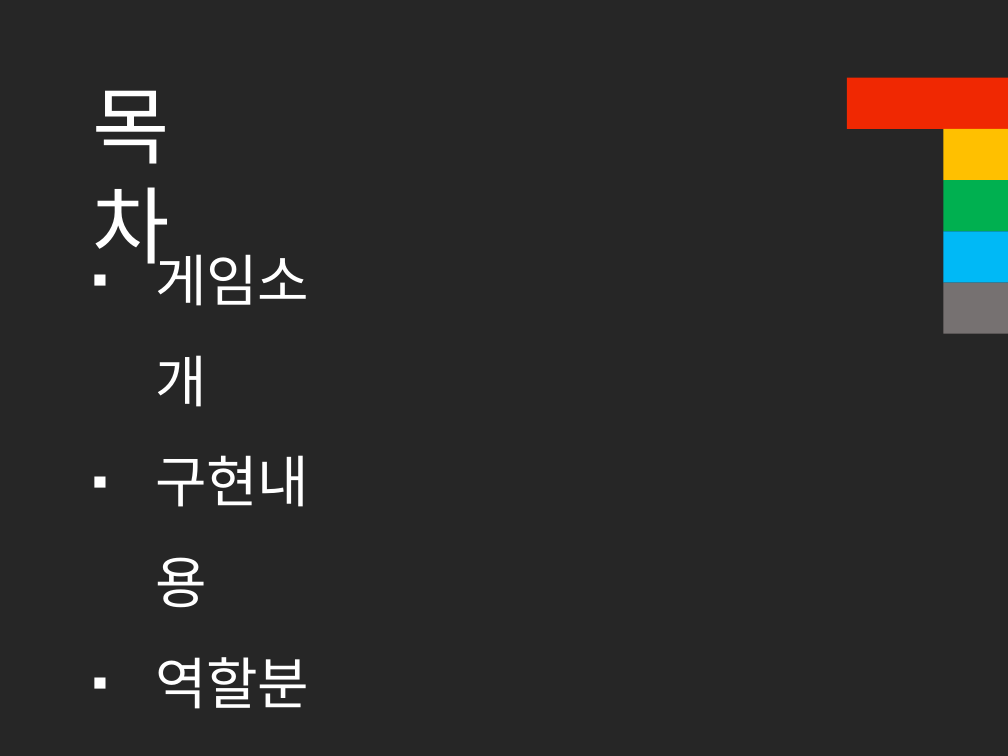
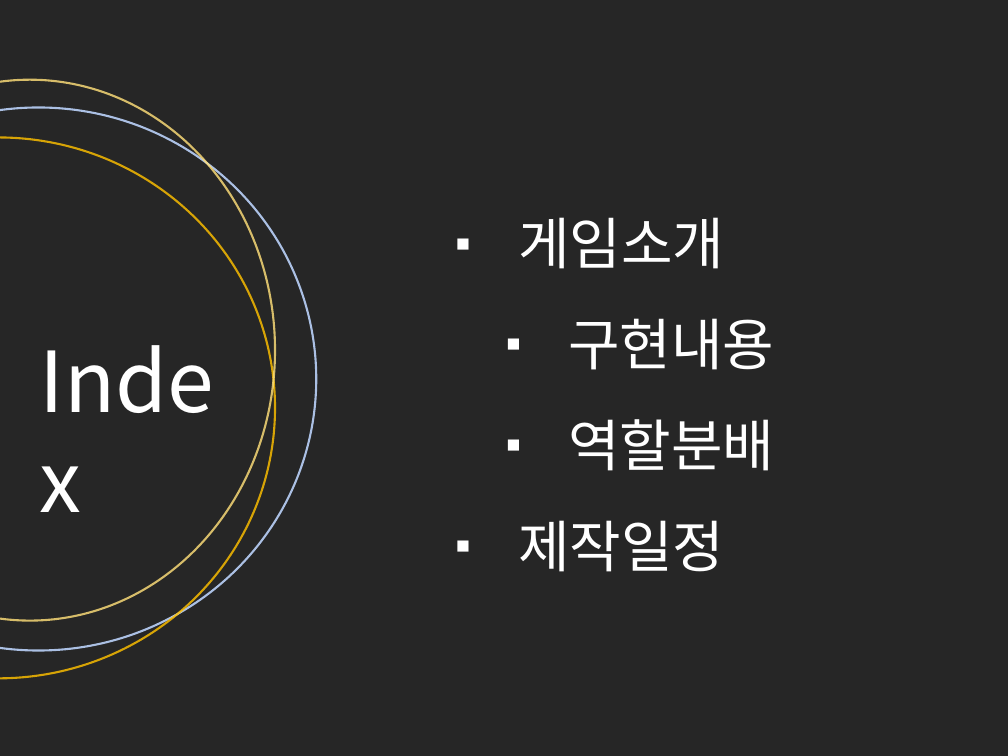
Before and after one commit to cmTEJAVA/Satellite, a slide deck: slide 2 of 발표자료/API 텀프로젝트 발표자료.pptx. Drawn at 1008x756 pixels with LibreOffice and Linux fonts; fonts in the diff are those of the drawing. Boxes give left, top, right and bottom in pixels: in the first picture for what was removed or moved away, otherwise in the second. Text is boxed around its words. In the diff, an @@ line names an element or a change of style, - is before the commit and + after.

```diff
--- a/발표자료/API 텀프로젝트 발표자료.pptx
+++ b/발표자료/API 텀프로젝트 발표자료.pptx
@@ ellipse added at (0, 80, 274, 621), outline #FF5B5B 1.5 pt @@
@@ rectangle removed at (847, 78, 1008, 129) @@
@@ ellipse added at (0, 108, 316, 651), outline #ABC0E4 1.5 pt @@
@@ text removed at (92, 90, 169, 279) @@
-목차
@@ ellipse added at (0, 137, 275, 678), outline #FF0000 1.5 pt @@
@@ rectangle removed at (943, 129, 1008, 180) @@
@@ text "게임소개": place and size @@
-text "게임소개" at (155, 254, 309, 709)
+text "게임소개" at (518, 217, 775, 572)
@@ rectangle removed at (943, 180, 1008, 232) @@
@@ rectangle removed at (943, 232, 1008, 283) @@
@@ rectangle removed at (943, 282, 1008, 334) @@
@@ text added at (30, 323, 252, 434), 60 pt, text #FFFFFF @@
+Index
@@ text at (569, 318, 775, 471): list level 1 to 2 in "구현내용"; list level 1 to 2 in "역할분배" @@
```
Also in this commit, not shown: 3 other slides changed, 1 slide added, 1 slide removed, 6 other files.
